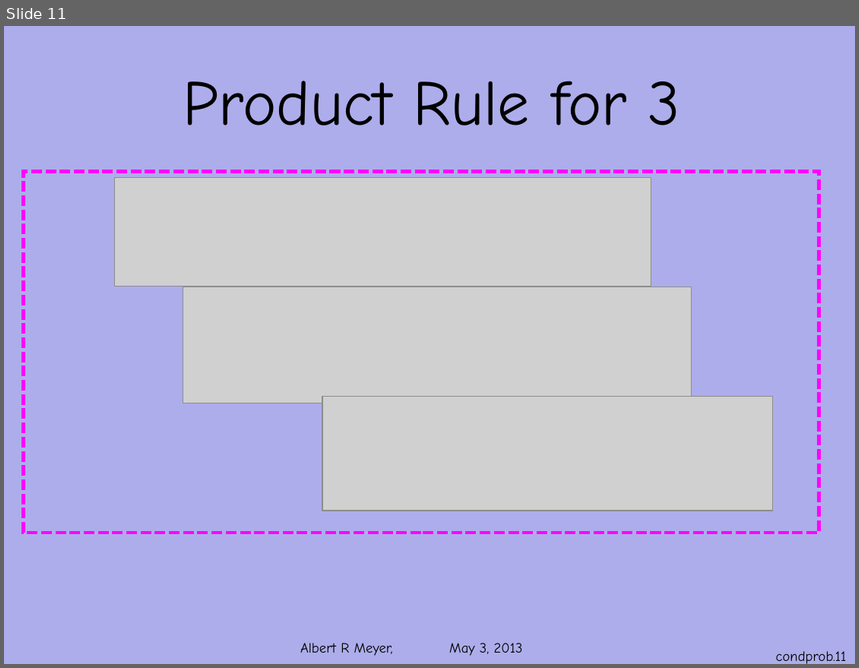
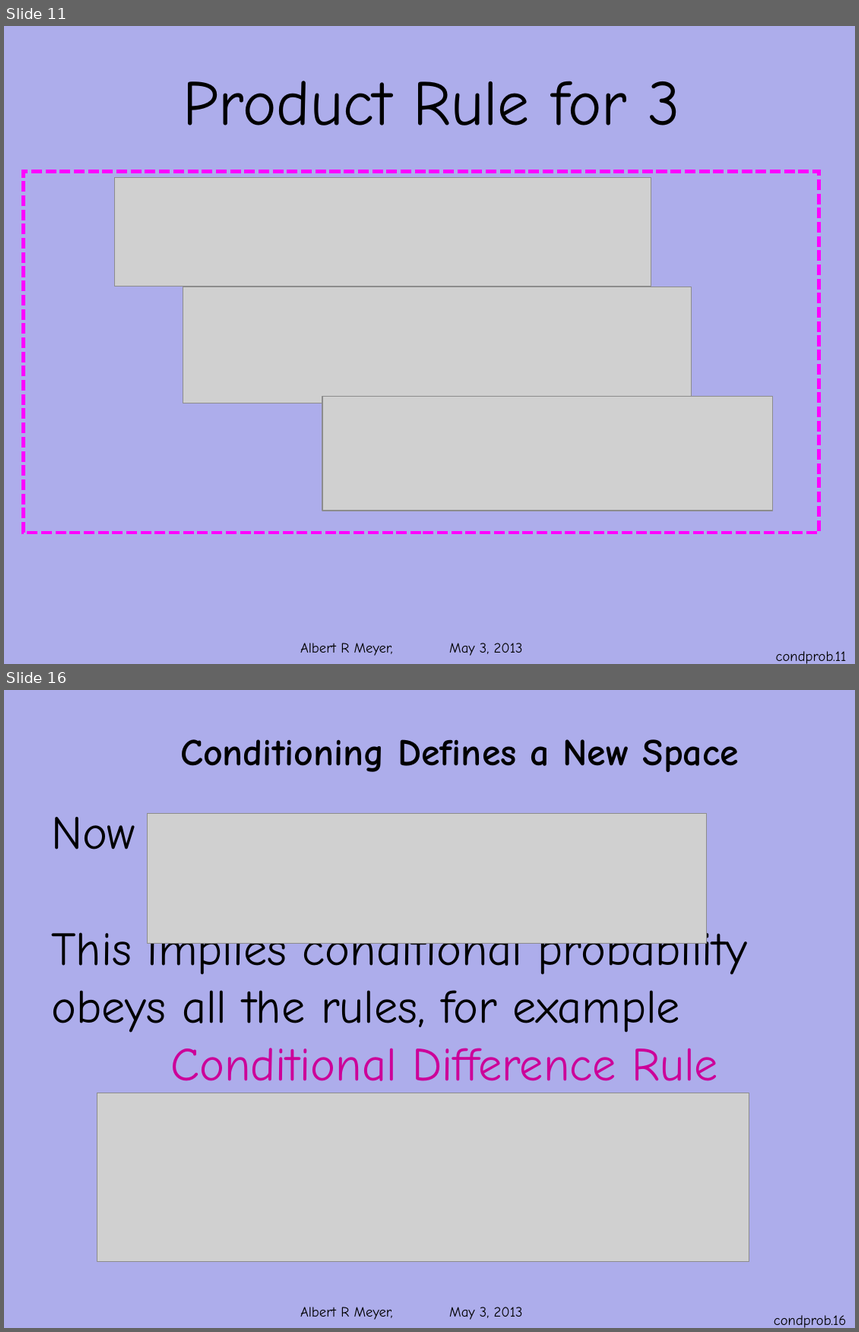
Before and after one commit to armeyer/mcs_web, a slide deck: spring13/slides13/prob-conditional.pptx. Shown one above the other, each under a label of ours: slide 11 before the commit, slides 11 and 16 after it; the slides between them are not shown. The pictures are 859x668 and 859x1332 pixels, drawn with LibreOffice and Linux fonts; fonts in the diff are those of the drawing; grey boxes stand for pictures; background and template pictures are left out. Boxes give left, top, right and bottom in pixels: in the first picture for what was removed or moved away, otherwise in the second. Text is boxed around its words. In the diff, an @@ line names an element or a change of style, - is before the commit and + after.

Commit message:
edit prob-conditional prob-total.pptx

```diff
--- a/spring13/slides13/prob-conditional.pptx
+++ b/spring13/slides13/prob-conditional.pptx
@@ slide 16 added at (4, 690, 855, 1328), background #ADADEB; not listed: 1 template element that a slide beside it also shows @@
@@ title added at (180, 739, 739, 772), 32 pt, text #000000, bold @@
+Conditioning Defines a New Space
@@ text added at (51, 817, 748, 1094), 40 pt, text #000000 @@
+Now
+This implies conditional probability
+obeys all the rules, for example
+Conditional Difference Rule
@@ picture added at (147, 813, 706, 944) @@
@@ picture added at (97, 1094, 749, 1262) @@
@@ page number added at (774, 1315, 847, 1328), 12 pt, text #000000 @@
+condprob.16
```
Also in this commit, not shown: 3 slides changed, 4 other slides added, 1 other file.
